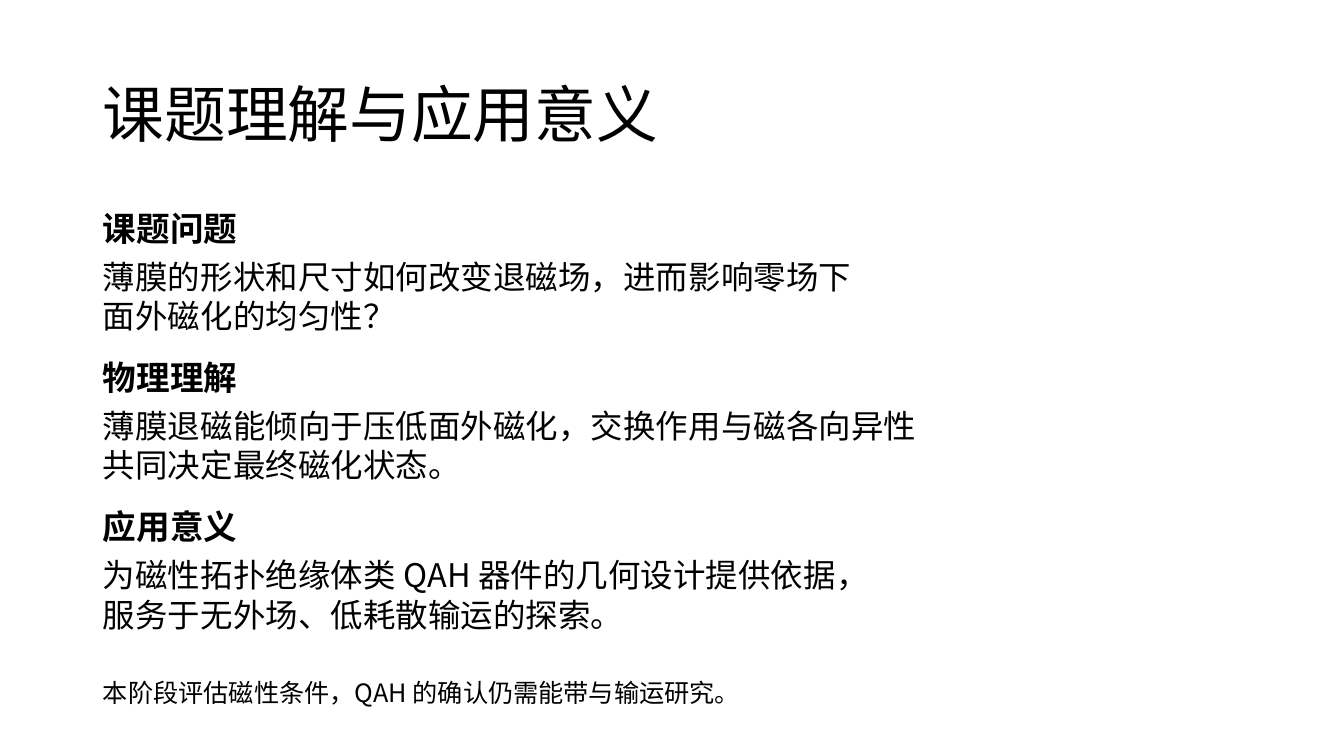
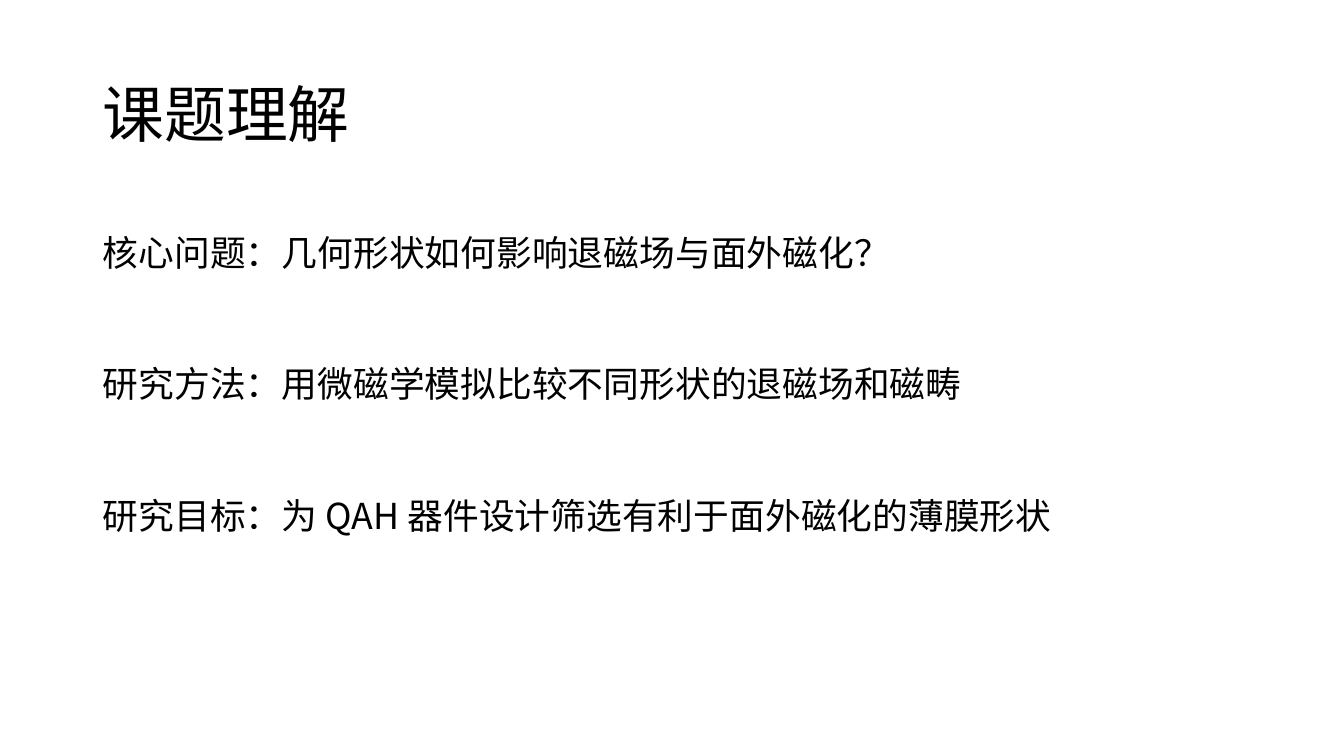
Before and after one commit to glxy404310/qah-demagnetization, a slide deck: slide 2 of 汇报PPT/QAH退磁场研究_进度汇报.pptx. Drawn at 1344x756 pixels with LibreOffice and Linux fonts; fonts in the diff are those of the drawing. Boxes give left, top, right and bottom in pixels: in the first picture for what was removed or moved away, otherwise in the second. Text is boxed around its words. In the diff, an @@ line names an element or a change of style, - is before the commit and + after.

```diff
--- a/汇报PPT/QAH退磁场研究_进度汇报.pptx
+++ b/汇报PPT/QAH退磁场研究_进度汇报.pptx
@@ text at [103,85,350,142]: text changed @@
-课题理解与应用意义
+课题理解
@@ text at [103,236,890,269]: text changed; size 23.2 to 25.5 pt @@
-薄膜的形状和尺寸如何改变退磁场，进而影响零场下
-面外磁化的均匀性？
+核心问题：几何形状如何影响退磁场与面外磁化？
@@ text removed at [103,213,237,244] @@
-课题问题
@@ text at [103,367,962,400]: text changed; size 23.2 to 25.5 pt @@
-薄膜退磁能倾向于压低面外磁化，交换作用与磁各向异性
-共同决定最终磁化状态。
+研究方法：用微磁学模拟比较不同形状的退磁场和磁畴
@@ text removed at [103,361,237,393] @@
-物理理解
@@ text at [103,499,1052,536]: text changed; size 23.2 to 25.5 pt @@
-为磁性拓扑绝缘体类 QAH 器件的几何设计提供依据，
-服务于无外场、低耗散输运的探索。
+研究目标：为 QAH 器件设计筛选有利于面外磁化的薄膜形状
@@ text removed at [103,510,237,542] @@
-应用意义
@@ text removed at [103,680,741,707] @@
-本阶段评估磁性条件，QAH 的确认仍需能带与输运研究。
```
Also in this commit, not shown: 1 other file.
